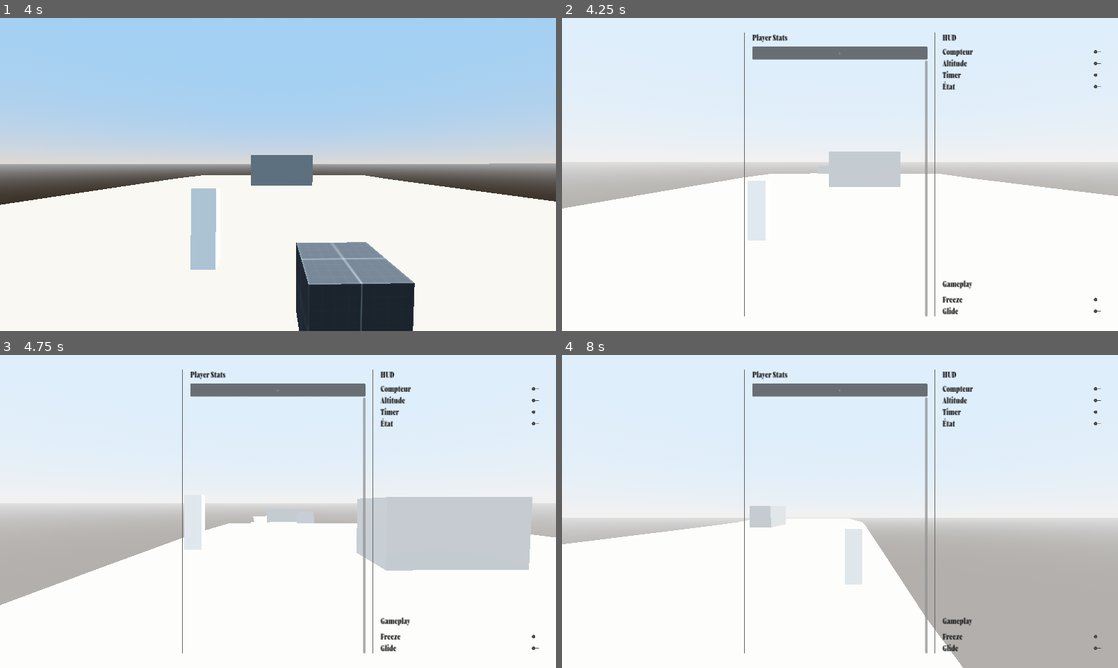
Above: before the commit, frames 1-4 (two rows, left to right).
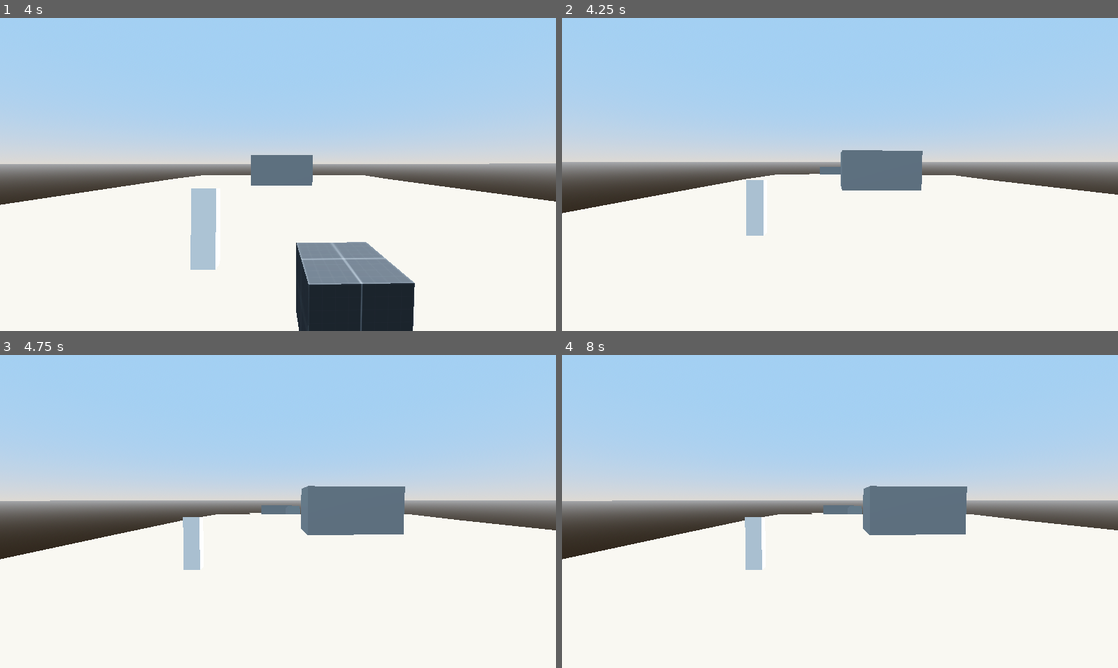
Above: after the commit, the same moments.

Repository: NoSummerGames/Swordless
Game: Godot game, scene res://levels/level_00/level_00.tscn
Same seed, same stepped clock (60 frames per second), same inputs: the game is played once before the commit and once after it. This scene is started directly instead of the project's main scene.
Inputs (mouse positions are in pixels of both pictures, inside the frame that each line leads up to):
- Up to frame 1 (4 s): tap Enter (start) at 0.5, 0.8, 1.35, 2.3, 3.8 s; move the mouse to (400, 158) at 0.52 s; hold D (right) 0.53-1.28 s; hold W (glide) 0.53-1.28 s; click (400, 158) at 0.67 s; tap Space (jump) at 0.77, 1.52, 3.02, 3.77 s; move the mouse to (166, 190) at 1.27 s; hold A (left) 1.28-2.03 s; tap W (glide) at 1.55, 3.05 s; move the mouse to (333, 105) at 2.02 s; hold D (right) 2.03-3.53 s; tap C (dash) at 2.1 s; move the mouse to (250, 237) at 2.77 s; tap F (freeze) at 2.85 s; click (250, 237) at 2.92 s; move the mouse to (444, 221) at 3.52 s; hold A (left) from 3.53 s (still down); hold W (glide) from 3.53 s (still down)
- Up to frame 2 (4.25 s): keep holding A (left); keep holding W (glide); tap Backspace (debug) at 4.15 s
- Up to frame 3 (4.75 s): keep holding A (left); move the mouse to (111, 464) at 4.27 s; release W (glide) at 4.28 s; tap Tab (select) at 4.35 s; tap Space (jump) at 4.52 s; tap W (glide) at 4.55 s
- Up to frame 4 (8 s): move the mouse to (867, 511) at 5.02 s; tap S (slide) at 5.1 s; click (867, 511) at 5.17 s; tap Enter (start) at 5.3, 6.6 s; move the mouse to (756, 433) at 5.77 s; release A (left) at 5.78 s; hold D (right) from 5.78 s (still down); tap Shift (sprint) at 5.85 s; tap Space (jump) at 6.02, 6.77, 7.52 s; tap W (glide) at 6.05, 7.35 s; move the mouse to (962, 495) at 6.52 s; move the mouse to (728, 527) at 7.27 s; click (728, 527) at 7.42 s

Frame 1 is identical in both runs. In frame 2, 55% of the frame differs, in the area x 0-100%, y 0-96%; in frame 3, 64%; in frame 4, 73%, in the area x 0-100%, y 0-100%.
Error after the commit: Parse Error: Identifier "value" not declared in the current scope. (res://utils/debug/debug_ui.gd:164)

Commit message:
Fix merge conflicts with dev_stairs_climbing

Diff:
--- a/utils/debug/debug_ui.gd
+++ b/utils/debug/debug_ui.gd
@@ -19,7 +19,8 @@
 		"timer": false,
 		"action_state": false,
 		"freeze": false,
-		"glide": false
+		"glide": false,
+		"constant_speed" : false
 	},
 	Levels.HUB: {
 		"null": true
@@ -89,13 +90,15 @@
 					past_action = current_action
 				action_label.position = get_viewport().get_camera_3d().unproject_position(player.global_position)
 
+			player.floor_constant_speed = get_setting("constant_speed")
+
 func _physics_process(delta: float) -> void:
 	match current_level:
 		Levels.RUN:
 			if get_setting("speed") == true:
-				var current_position: Vector3 = player.global_position
-				var current_velocity: Vector3 = (current_position - previous_position)/delta
-				var speed: float = Vector3.ZERO.distance_to(Vector3(current_velocity.x, 0, current_velocity.z))
+				var current_position = player.global_position
+				var current_desired_velocity = (current_position - previous_position)/delta
+				var speed = Vector3.ZERO.distance_to(Vector3(current_desired_velocity.x, 0, current_desired_velocity.z))
 				speed_label.text = "Speed : {}".format([snappedf(speed, 0.1)], "{}")
 				previous_position = current_position
 
@@ -157,9 +160,12 @@
 						if action.name == "glide":
 							action.disabled = !setting_value
 
-func change_stat(stat_name: String, stat_value: Variant) -> void:
-	stats[stat_name] = stat_value
-	player_stats.set(stat_name, stat_value)
+				"constant_speed":
+					player.floor_constant_speed = value
+
+func change_stat(stat_name: String, value: Variant):
+	stats[stat_name] = value
+	player_stats.set(stat_name, value)
 
 	if current_level == Levels.RUN:
 		player.player_stats = player_stats
--- a/utils/restart.gd
+++ b/utils/restart.gd
@@ -7,7 +7,8 @@
 	if Input.is_action_just_pressed("start"):
 		player.global_transform = Transform3D.IDENTITY
 		player.emit_signal("restarted")
-		level_generator.dirty = false
-		for part: Part in level_generator.parts:
-			part.queue_free()
-		level_generator.parts.clear()
+		if level_generator != null:
+			level_generator.dirty = false
+			for part in level_generator.parts:
+				part.queue_free()
+			level_generator.parts.clear()
